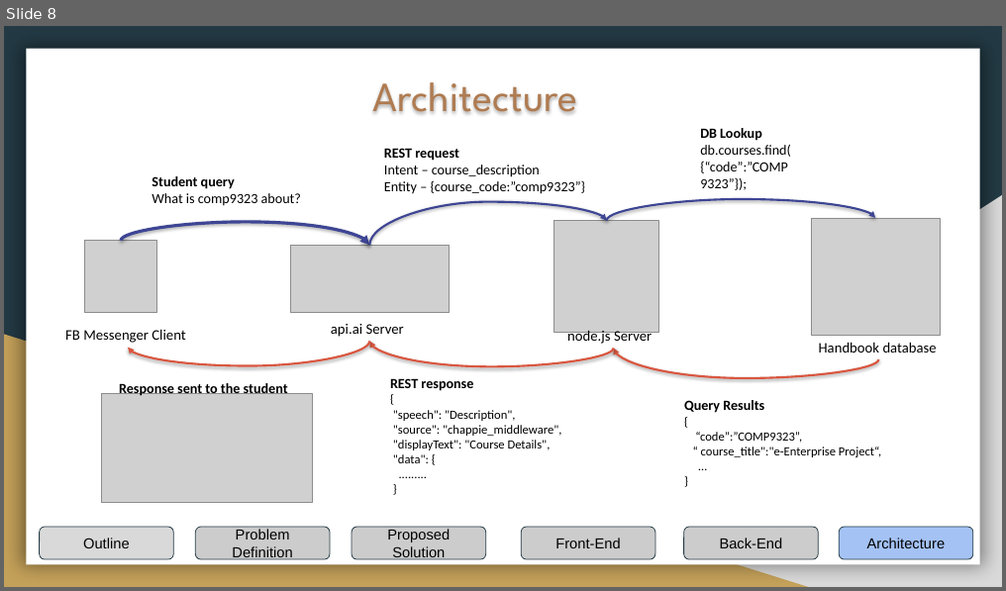
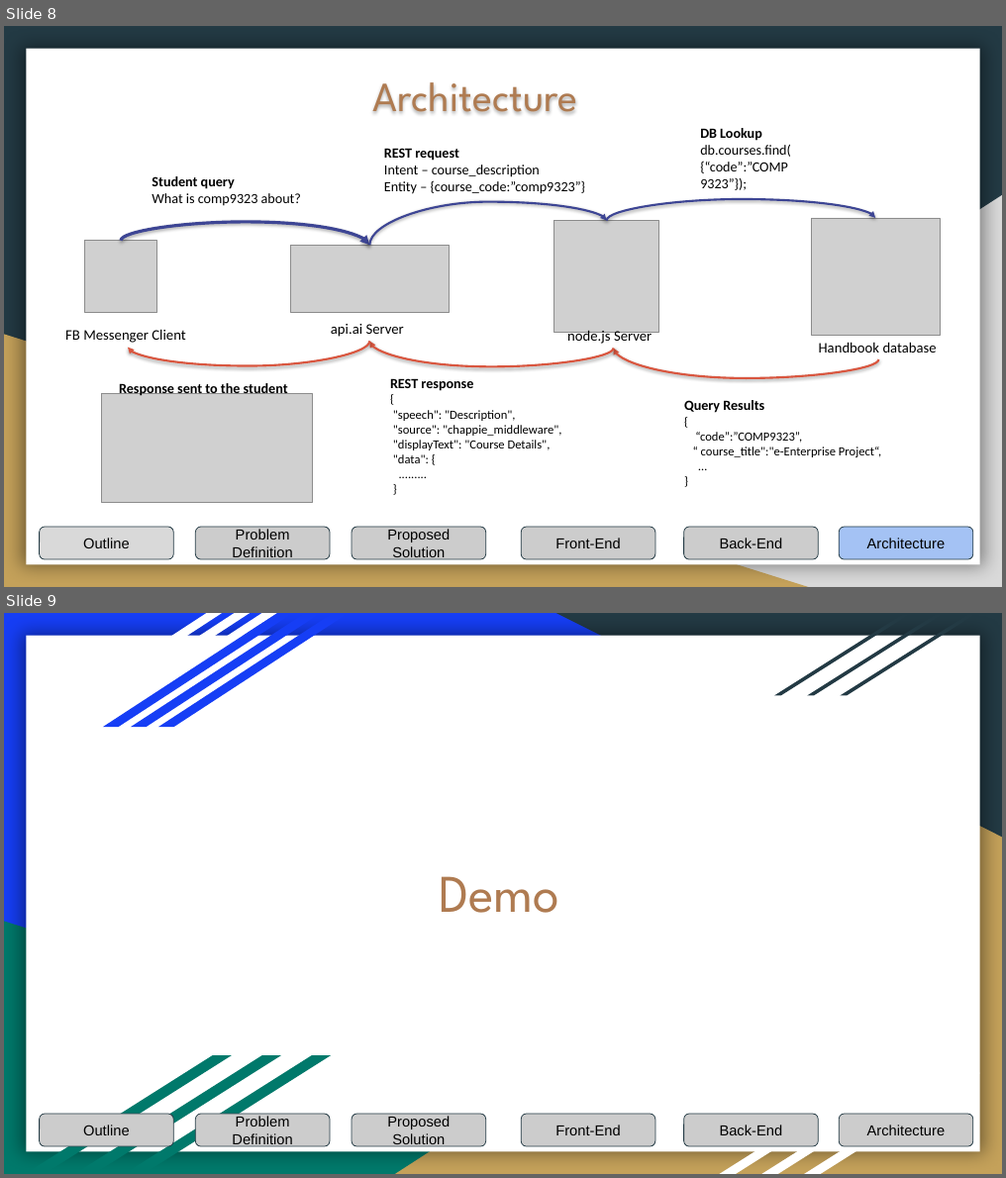
Before and after one commit to rohitjose/Chatbot, a slide deck: comp9323-presentation.pptx. Shown one above the other, each under a label of ours: slide 8 before the commit, slides 8 and 9 after it. The pictures are 1006x591 and 1006x1178 pixels, drawn with LibreOffice and Linux fonts; fonts in the diff are those of the drawing; grey boxes stand for pictures. Boxes give left, top, right and bottom in pixels: in the first picture for what was removed or moved away, otherwise in the second. Text is boxed around its words. In the diff, an @@ line names an element or a change of style, - is before the commit and + after.

```diff
--- a/comp9323-presentation.pptx
+++ b/comp9323-presentation.pptx
@@ slide 9 added at [4, 613, 1002, 1174], background #163EF5; not listed: 5 template elements that a slide beside it also shows @@
@@ parallelogram added at [32, 613, 222, 727], fill #FFFFFF @@
@@ parallelogram added at [59, 613, 250, 727], fill #FFFFFF @@
@@ parallelogram added at [87, 613, 277, 727], fill #FFFFFF @@
@@ parallelogram added at [103, 613, 293, 727], fill #163EF5 @@
@@ parallelogram added at [131, 613, 321, 727], fill #163EF5 @@
@@ parallelogram added at [158, 613, 349, 727], fill #163EF5 @@
@@ right triangle added at [556, 613, 1002, 837], fill #233A44 @@
@@ parallelogram added at [774, 614, 911, 696], fill #233A44 @@
@@ parallelogram added at [807, 614, 944, 696], fill #233A44 @@
@@ parallelogram added at [841, 614, 976, 696], fill #233A44 @@
@@ right triangle added at [395, 782, 1002, 1174], fill #C4A15A @@
@@ title added at [439, 876, 560, 913], 51 pt, text #AF7B51 @@
+Demo
@@ right triangle added at [4, 922, 809, 1174], fill #00796B @@
@@ parallelogram added at [26, 1056, 232, 1173], fill #00796B @@
@@ parallelogram added at [75, 1056, 281, 1173], fill #00796B @@
@@ parallelogram added at [126, 1056, 331, 1173], fill #00796B @@
@@ parallelogram added at [720, 1073, 896, 1174], fill #FFFFFF @@
@@ parallelogram added at [761, 1073, 938, 1174], fill #FFFFFF @@
@@ parallelogram added at [804, 1073, 980, 1174], fill #FFFFFF @@
@@ rounded rectangle added at [40, 1114, 173, 1147], fill #CCCCCC, outline #233A44 0.75 pt, 14 pt, text #000000 @@
+Outline
@@ rounded rectangle added at [839, 1114, 973, 1147], fill #CCCCCC, outline #233A44 0.75 pt, 14 pt, text #000000 @@
+Architecture
```
Also in this commit, not shown: 3 slides changed.
